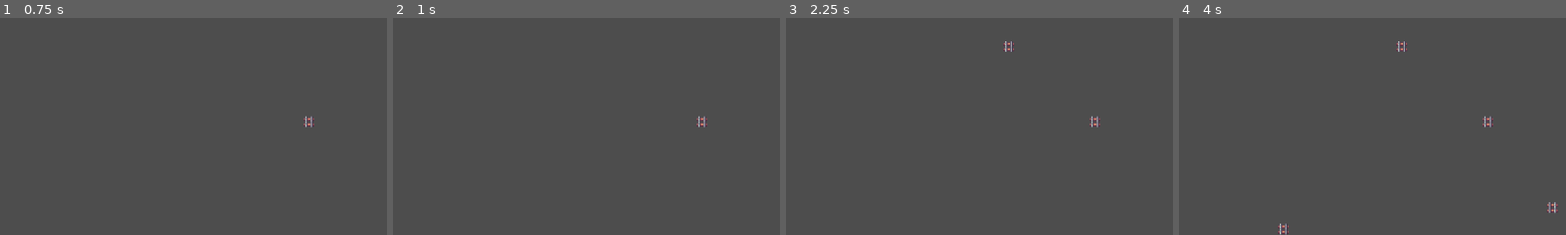
Above: before the commit, frames 1-4 (left to right).
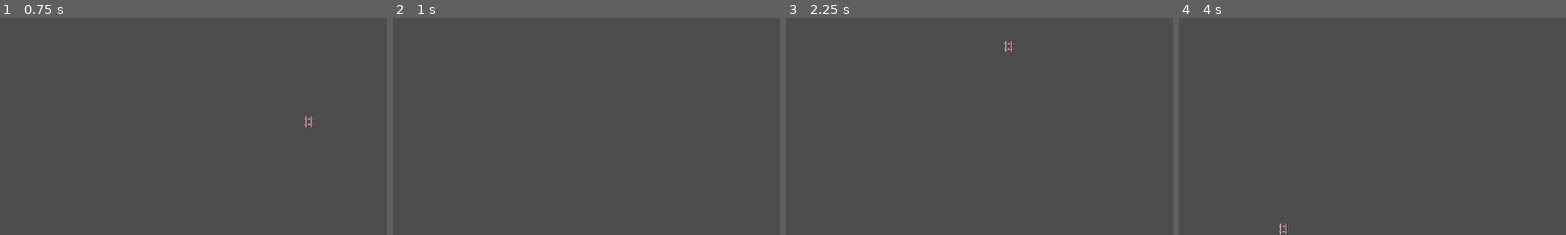
Above: after the commit, the same moments.

Repository: programmiertim/TrainTycoon
Game: Godot game, scene res://Main.tscn
Same seed, same stepped clock (60 frames per second), same inputs: the game is played once before the commit and once after it.
Inputs (mouse positions are % of the whole screen's width and height, from its top left):
- Up to frame 1 (0.75 s): tap Enter at 0.5 s; move the mouse to (72, 45) at 0.52 s; click (72, 45) at 0.6 s
- Up to frame 2 (1 s): right-click (72, 45) at 0.8 s
- Up to frame 3 (2.25 s): tap Space at 1.25 s; move the mouse to (30, 55) at 1.27 s; right-click (30, 55) at 1.35 s; click (30, 55) at 1.55 s; tap Enter at 2 s; move the mouse to (60, 28) at 2.02 s; click (60, 28) at 2.1 s
- Up to frame 4 (4 s): right-click (60, 28) at 2.3 s; tap Space at 2.75 s; move the mouse to (45, 70) at 2.77 s; right-click (45, 70) at 2.85 s; click (45, 70) at 3.05 s; tap Enter at 3.5 s; move the mouse to (80, 65) at 3.52 s; click (80, 65) at 3.6 s; right-click (80, 65) at 3.8 s
The pictures show only the part of the screen within x 32-82%, y 22-72%; the shares and areas given below are measured in that part.

Frame 1 is identical in both runs. In frame 2, less than 0.1% of the frame differs, in the area x 78-82%, y 45-51%; in frame 3, less than 0.1%; in frame 4, 0.3%, in the area x 56-98%, y 10-91%.

Commit message:
Neuer Layer und löschen möglich

Diff:
--- a/HexCell.gd
+++ /dev/null
@@ -1,23 +0,0 @@
-#extends Node2D
-
-#signal hex_selected(hex_pos)
-
-#func _ready():
-	#if $Bahnhof:
-		$Bahnhof.texture = preload("res://Bahnhof.png")
-		$Bahnhof.visible = false
-
-#func _input(event):
-	#if event is InputEventMouseButton and event.button_index == MOUSE_BUTTON_LEFT and event.pressed:
-		print("Mouse button left pressed in HexCell!")
-		# Überprüfen, ob der Klick innerhalb des Hintergrund-Sprites ist
-		var local_mouse_pos = self.to_local(event.position)
-		print("Local mouse position:", local_mouse_pos)
-		var sprite_rect = Rect2(Vector2.ZERO, $Hintergrund.texture.get_size())
-		print("Sprite rect:", sprite_rect)
-		if sprite_rect.has_point(local_mouse_pos):
-			print("Mouse click inside HexCell!")
-			var hex_pos = global_transform.origin
-			emit_signal("hex_selected", hex_pos)
-		else:
-			print("Mouse click outside HexCell!")
--- a/HexCell.tscn
+++ /dev/null
@@ -1,13 +0,0 @@
-[gd_scene load_steps=3 format=3 uid="uid://1bye63kaa36b"]
-
-[ext_resource type="Texture2D" uid="uid://biip2y735ivrn" path="res://grünesViereck.png" id="1_4almn"]
-[ext_resource type="Script" path="res://HexCell.gd" id="1_j2kfw"]
-
-[node name="HexCell" type="Node2D"]
-script = ExtResource("1_j2kfw")
-
-[node name="Hintergrund" type="Sprite2D" parent="."]
-texture = ExtResource("1_4almn")
-
-[node name="Bahnhof" type="Sprite2D" parent="."]
-visible = false
--- a/Main.gd
+++ /dev/null
@@ -1,70 +0,0 @@
-extends Node2D
-
-const HEX_CELL_SCENE = preload("res://HexCell.tscn")
-const GRID_SIZE = Vector2(4, 4)  # Beispielgrößen für ein größeres Spielfeld
-const HEX_SIZE = Vector2(120, 120)  # Anpassen an die Größe deines Hex-Bildes
-
-var selected_hex = null
-
-func _ready():
-	# Fenstergröße festlegen (optional, falls nicht in Projekteinstellungen gesetzt)
-	ProjectSettings.set_setting("display/window/size", Vector2(800, 600))
-
-	for y in range(GRID_SIZE.y):
-		for x in range(GRID_SIZE.x):
-			var hex_cell = HEX_CELL_SCENE.instantiate()
-			var position = calculate_hex_position(Vector2(x, y))
-			hex_cell.position = position
-			add_child(hex_cell)
-			print("HexCell gebaut")
-			hex_cell.connect("hex_selected", Callable(self, "_on_HexCell_selected"))
-
-	# Kamera hinzufügen und Viewport anpassen
-	var camera = Camera2D.new()
-	add_child(camera)
-	camera.make_current()
-	camera.zoom = Vector2(1, 1)  # Beispiel: Zoom halbiert die Ansicht
-
-
-func calculate_hex_position(grid_pos: Vector2) -> Vector2:
-	var x = HEX_SIZE.x * grid_pos.x  # Anpassung der horizontalen Position
-	var y = HEX_SIZE.y * grid_pos.y  # Anpassung der vertikalen Position
-	return Vector2(x, y)
-
-func _on_HexCell_selected(hex_pos):
-	print("HexCell selected at position:", hex_pos)
-
-	# Verhindere mehrfaches Klicken auf die gleiche Hex-Zelle
-	if selected_hex and selected_hex.to_global(selected_hex.position) == hex_pos:
-		return
-
-	print("Processing selection for new HexCell")
-
-	# Verstecke den Bahnhof des zuvor ausgewählten Hex
-	if selected_hex:
-		var house_node = selected_hex.get_node("Bahnhof")
-		#if house_node:
-			#print("Hiding previous Bahnhof")
-			#house_node.visible = false  # Vorheriges Haus ausblenden
-
-	# Aktualisiere das ausgewählte Hex
-	selected_hex = get_hex_cell_at_position(hex_pos)
-	if selected_hex:
-		print("New HexCell found at position:", selected_hex.global_transform.origin)
-		var house_node = selected_hex.get_node("Bahnhof")
-		if house_node:
-			print("Showing Bahnhof at new HexCell")
-			house_node.scale = Vector2(0.1, 0.1)  # Skalierung des Bahnhofs auf 0.1
-			house_node.visible = true  # Neues Haus anzeigen
-			print("Bahnhof gebaut")
-
-
-
-func get_hex_cell_at_position(pos):
-	print("Searching for HexCell at position:", pos)
-	for child in get_children():
-		if child is Node2D and child.global_transform.origin == pos:
-			print("HexCell found at position:", pos)
-			return child
-	print("No HexCell found at position:", pos)
-	return null
--- a/Main.tscn
+++ b/Main.tscn
@@ -388,6 +388,7 @@
 
 [node name="TileMap" type="TileMap" parent="."]
 tile_set = SubResource("TileSet_qudpk")
+rendering_quadrant_size = 64
 format = 2
 layer_0/name = "ground"
 layer_0/z_index = 1
@@ -395,3 +396,6 @@
 layer_1/name = "schienen"
 layer_1/z_index = 1
 layer_1/tile_data = PackedInt32Array()
+layer_2/name = "bahnhof"
+layer_2/z_index = 1
+layer_2/tile_data = PackedInt32Array()
--- a/Scripts/create.gd
+++ b/Scripts/create.gd
@@ -4,6 +4,7 @@
 
 var ground_layer = 0
 var schienen_layer = 1
+var bahnhof_layer = 2
 
 # Called when the node enters the scene tree for the first time.
 func _ready():
@@ -26,3 +27,15 @@
 		var atlas_coord : Vector2i = Vector2i(19, 1)
 
 		tile_map.set_cell(schienen_layer, tile_mouse_pos, source_id, atlas_coord)
+
+	if Input.is_action_just_pressed("right_click"):
+		# Liest Mausposition aus
+		var mouse_pos : Vector2 = get_global_mouse_position()
+		# Minimiert die Position auf das Tile
+		var tile_mouse_pos : Vector2i = tile_map.local_to_map(mouse_pos)
+		# Liest das TileFile mit der ID
+		var source_id : int = 2
+		# Pickt das Tile in Position aus
+		var atlas_coord : Vector2i = Vector2i(23, 11)
+
+		tile_map.erase_cell(schienen_layer, tile_mouse_pos)
--- a/project.godot
+++ b/project.godot
@@ -22,6 +22,11 @@
 "events": [Object(InputEventMouseButton,"resource_local_to_scene":false,"resource_name":"","device":-1,"window_id":0,"a …(253 unchanged characters)…
 ]
 }
+right_click={
+"deadzone": 0.5,
+"events": [Object(InputEventMouseButton,"resource_local_to_scene":false,"resource_name":"","device":-1,"window_id":0,"alt_pressed":false,"shift_pressed":false,"ctrl_pressed":false,"meta_pressed":false,"button_mask":0,"position":Vector2(0, 0),"global_position":Vector2(0, 0),"factor":1.0,"button_index":2,"canceled":false,"pressed":false,"double_click":false,"script":null)
+]
+}
 
 [rendering]
 
Not shown: 1 places in Main.tscn that only renumber resources
Binary file removed: grünesViereck.png
